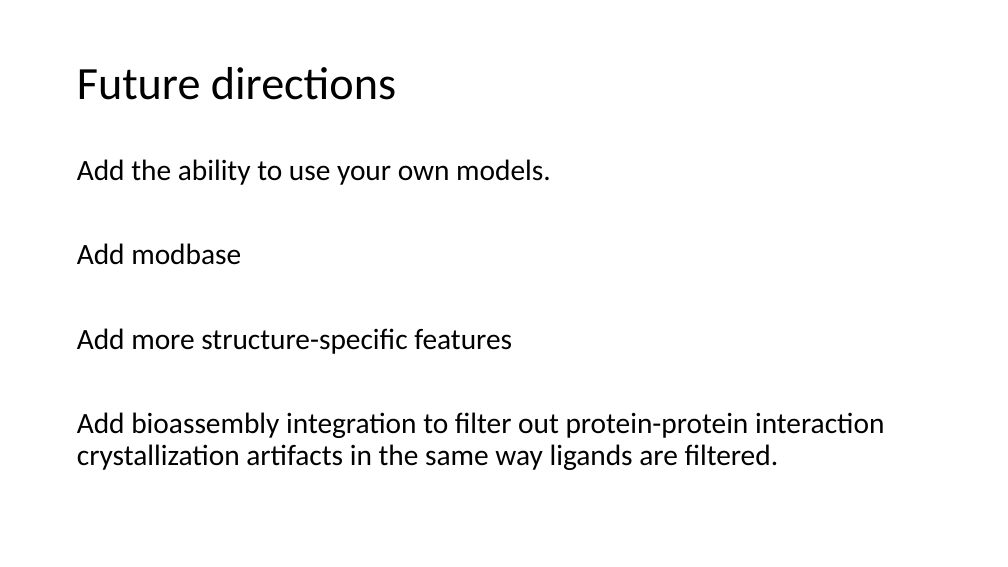
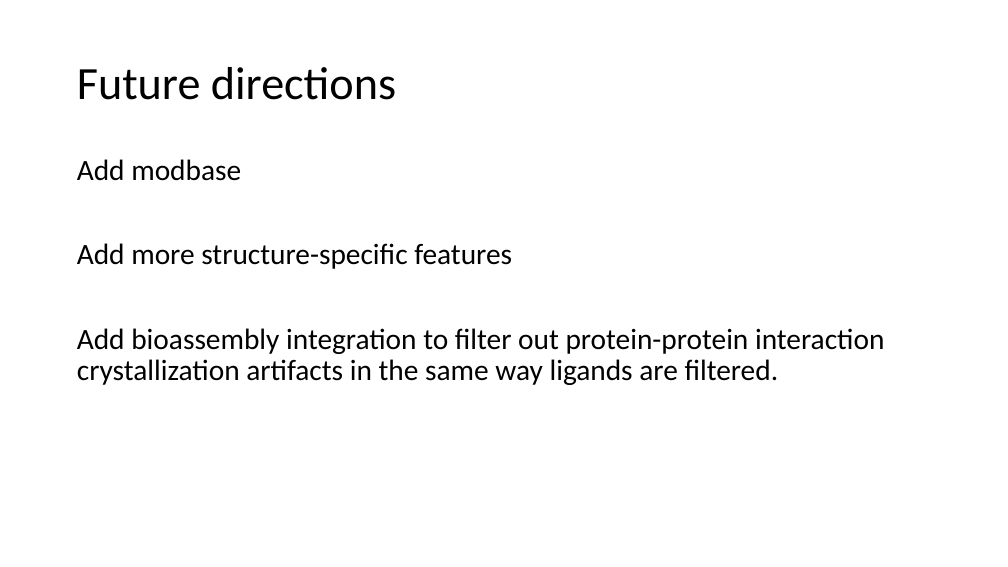
Before and after one commit to gsliwoski/cast_variant, a slide deck: slide 38 of tutorial.pptx (slide 35 before the commit). Drawn at 1008x567 pixels with LibreOffice and Linux fonts; fonts in the diff are those of the drawing. Boxes give left, top, right and bottom in pixels: in the first picture for what was removed or moved away, otherwise in the second. Text is boxed around its words. In the diff, an @@ line names an element or a change of style, - is before the commit and + after.

```diff
--- a/tutorial.pptx
+++ b/tutorial.pptx
@@ text at box(77, 159, 551, 185): paragraph removed @@
-Add the ability to use your own models.
```
Also in this commit, not shown: 3 slides added, 1 other file.
